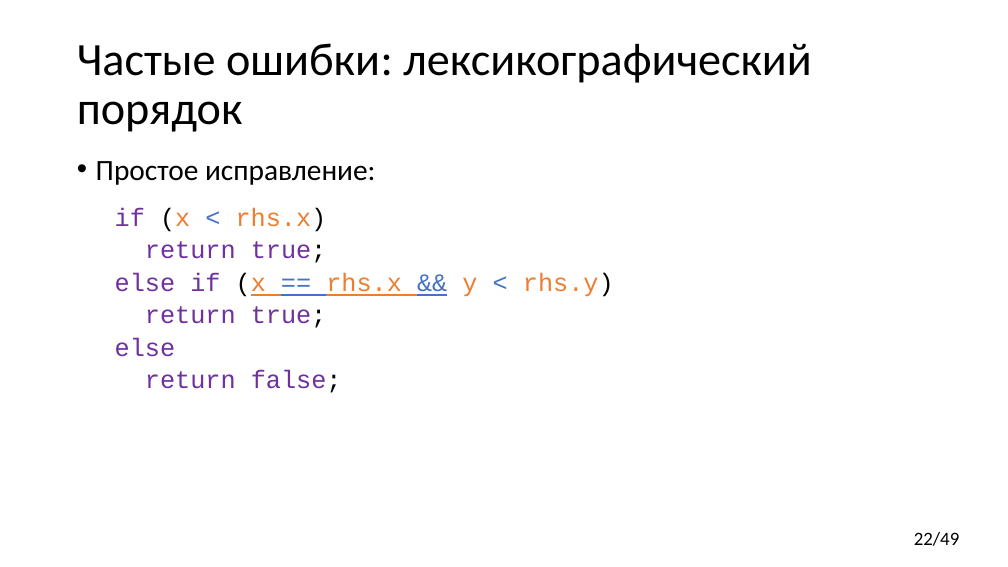
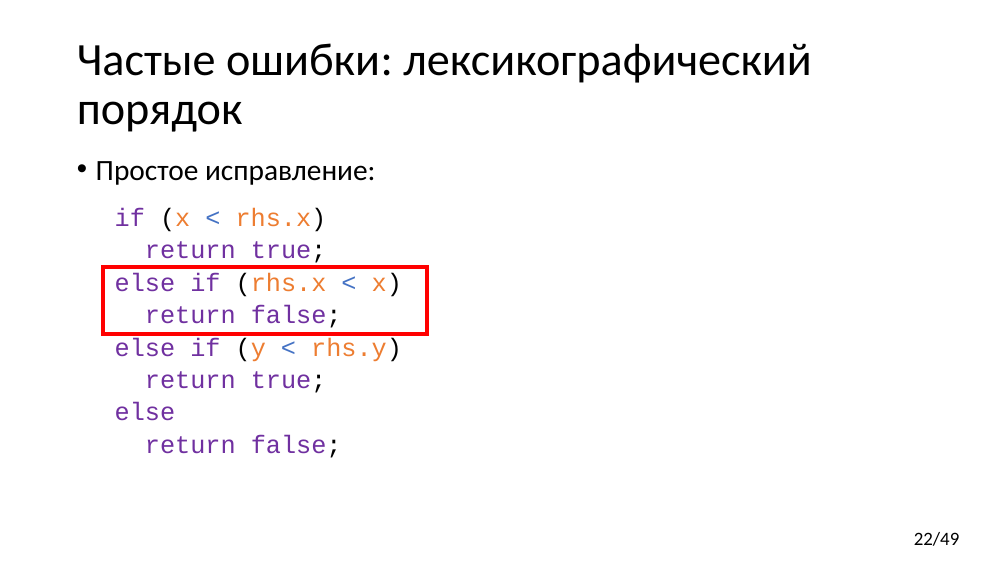
Before and after one commit to yugr/CppRussia, a slide deck: slide 22 of 2023/RU.pptx. Drawn at 1008x567 pixels with LibreOffice and Linux fonts; fonts in the diff are those of the drawing. Boxes give left, top, right and bottom in pixels: in the first picture for what was removed or moved away, otherwise in the second. Text is boxed around its words. In the diff, an @@ line names an element or a change of style, - is before the commit and + after.

```diff
--- a/2023/RU.pptx
+++ b/2023/RU.pptx
@@ rectangle added at box(103, 267, 427, 334), outline #FF0000 3.75 pt @@
@@ text at box(115, 272, 402, 362): text changed; text colour #ED7D31 to #7030A0 @@
-  else if (x == rhs.x && y < rhs.y)
+  else if (rhs.x < x)
+  return false;
+  else if (y < rhs.y)
```
Also in this commit, not shown: 4 other slides changed, 1 other file.
